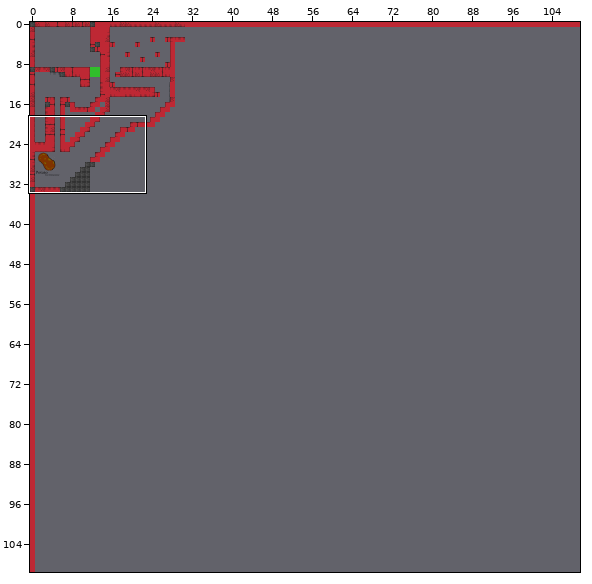
A Tiled map gets an edit: res/graphics/level1.tmx. The first picture is a wide view before the edit; the outline marks the close-up.
Close-up. As it was:
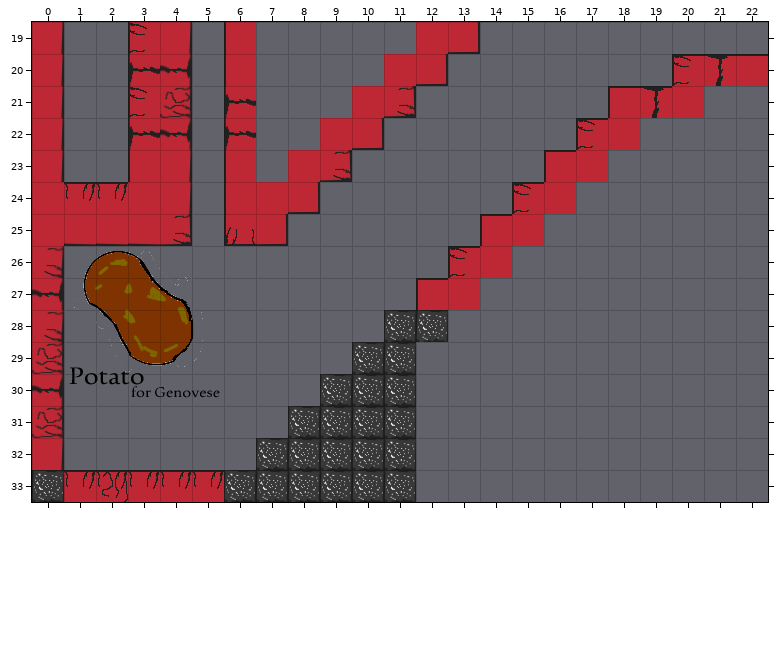
Cells are 32x32 px. Shown: x 0..22, y 19..33. The commit also changed other parts of the map, which this record leaves out.
The same view after the edit:
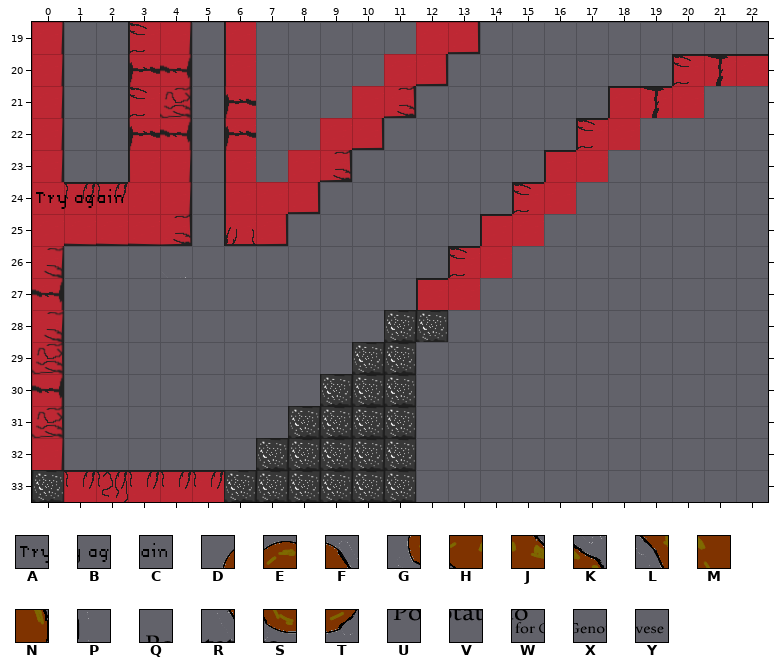
Key: from "Diverses": A 38, B 39, C 40, D 80, E 81, F 82, G 96, H 97, J 98, K 99, L 113, M 114, N 115, P 116, Q 128, R 129, S 130, T 131, U 144, V 145, W 146, X 147, Y 148.
_ is an empty cell.
Edits made:
Layer "Kachelebene 3":
There is now tile A in row 24 at x 0.
There is now tile B in row 24 at x 1.
There is now tile C in row 24 at x 2.
Tile D is removed in row 26 at x 1.
Tile E is removed in row 26 at x 2.
Tile F is removed in row 26 at x 3.
Tile G is removed in row 27 at x 1.
Tile H is removed in row 27 at x 2.
Tile J is removed in row 27 at x 3.
Tile K is removed in row 27 at x 4.
Tile L is removed in row 28 at x 2.
Tile M is removed in row 28 at x 3.
Tile N is removed in row 28 at x 4.
Tile P is removed in row 28 at x 5.
Tile Q is removed in row 29 at x 1.
Tile R is removed in row 29 at x 2.
Tile S is removed in row 29 at x 3.
Tile T is removed in row 29 at x 4.
Tile U is removed in row 30 at x 1.
Tile V is removed in row 30 at x 2.
Tile W is removed in row 30 at x 3.
Tile X is removed in row 30 at x 4.
Tile Y is removed in row 30 at x 5.
Changed places in both close-ups, as pixel boxes (x1, y1, x2, y2):
added: (36, 189, 123, 209)
removed: (69, 251, 220, 398)
